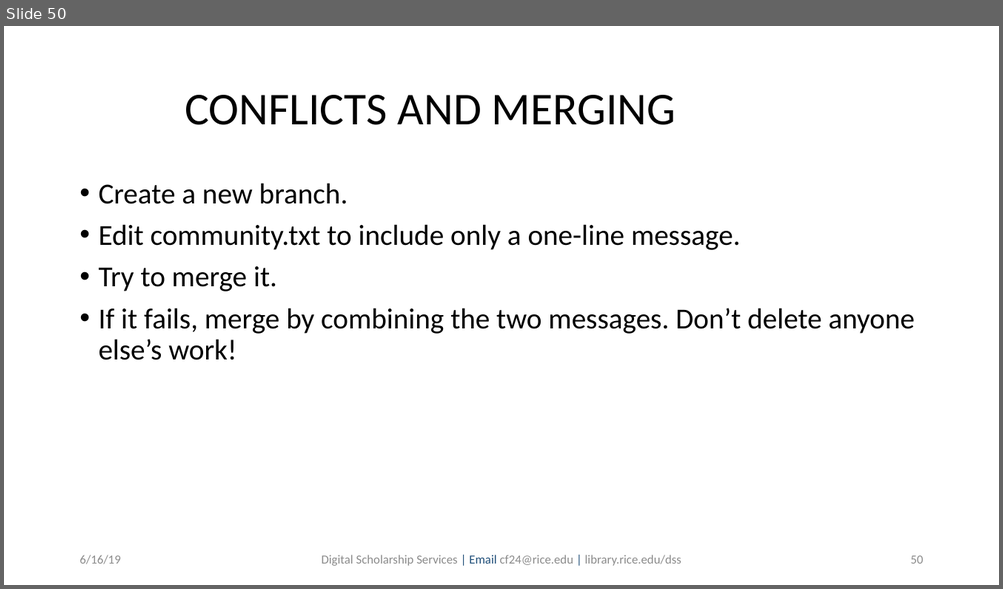
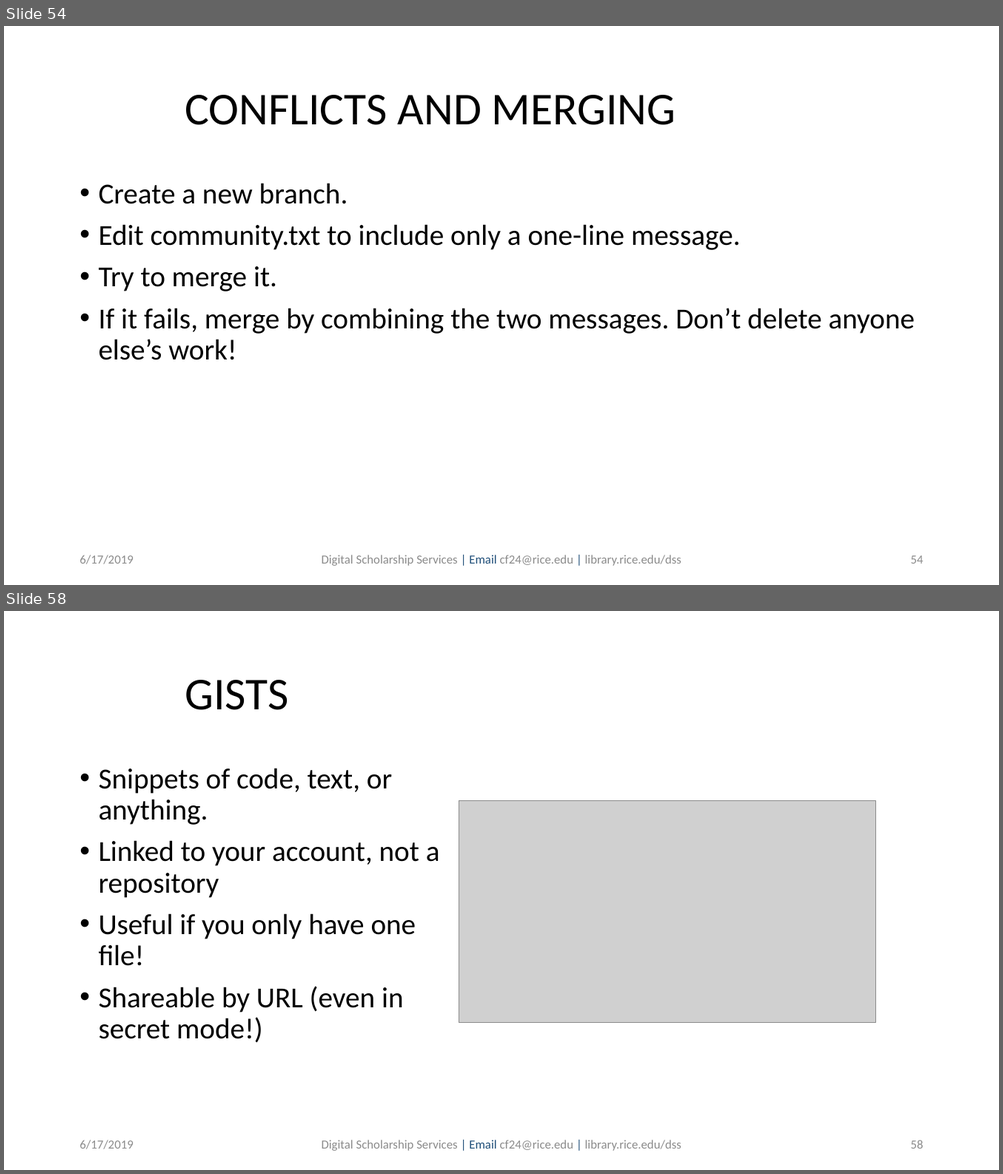
Before and after one commit to bakitybacon/rice-data-and-donuts, a slide deck: github/Introduction to Git & GitHub.pptx. Shown one above the other, each under a label of ours: slide 50 before the commit, slides 54 and 58 after it; the slides between them are not shown. The pictures are 1003x589 and 1003x1174 pixels, drawn with LibreOffice and Linux fonts; fonts in the diff are those of the drawing; grey boxes stand for pictures; background and template pictures are left out. Boxes give left, top, right and bottom in pixels: in the first picture for what was removed or moved away, otherwise in the second. Text is boxed around its words. In the diff, an @@ line names an element or a change of style, - is before the commit and + after.

```diff
--- a/github/Introduction to Git & GitHub.pptx
+++ b/github/Introduction to Git & GitHub.pptx
@@ slide 58 added at <box>4,611,999,1170</box>, background #FFFFFF @@
@@ text added at <box>185,680,288,710</box>, 44 pt, text #000000 @@
+GISTS
@@ text added at <box>99,768,440,1043</box>, 28 pt, text #000000 @@
+• Snippets of code, text, or anything.
+• Linked to your account, not a repository
+• Useful if you only have one file!
+• Shareable by URL (even in secret mode!)
@@ picture added at <box>458,801,876,1023</box> @@
@@ text added at <box>79,1140,133,1150</box>, 12 pt, text #8B8B8B @@
+6/17/2019
@@ text added at <box>321,1140,681,1151</box>, 12 pt, text #8B8B8B @@
+Digital Scholarship Services | Email cf24@rice.edu | library.rice.edu/dss
@@ page number added at <box>910,1140,923,1149</box>, 12 pt, text #8B8B8B @@
+58
@@ what was slide 50 is now slide 54 @@
@@ slide 54 changed as well @@
@@ text at <box>79,555,133,565</box>: text changed @@
-6/16/19
+6/17/2019
@@ page number at <box>910,556,923,564</box>: text changed @@
-50
+54
```
Also in this commit, not shown: 56 other slides changed, 12 other slides added.
